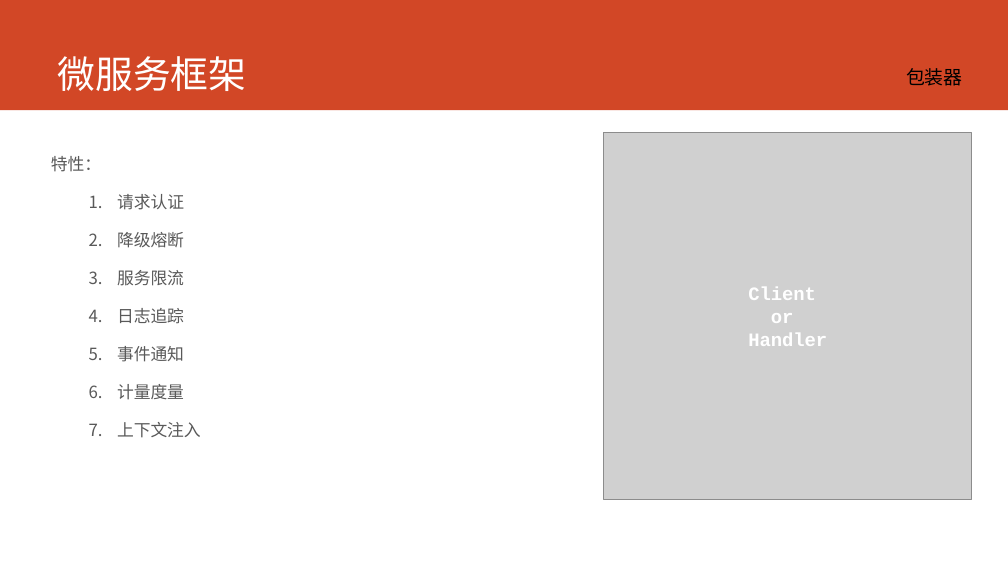
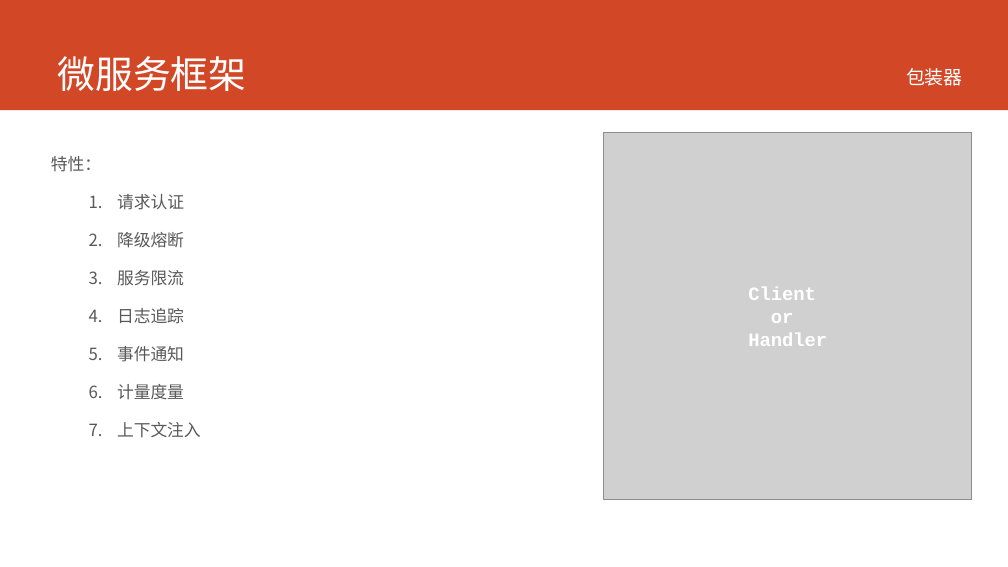
Before and after one commit to printfcoder/printfcoder, a slide deck: slide 16 of job/me/个人介绍.pptx. Drawn at 1008x567 pixels with LibreOffice and Linux fonts; fonts in the diff are those of the drawing; grey boxes stand for pictures. Boxes give left, top, right and bottom in pixels: in the first picture for what was removed or moved away, otherwise in the second. Text is boxed around its words. In the diff, an @@ line names an element or a change of style, - is before the commit and + after.

```diff
--- a/job/me/个人介绍.pptx
+++ b/job/me/个人介绍.pptx
@@ text "包装器" at (906, 68, 963, 86): text colour #000000 to #FFFFFF @@
```
Also in this commit, not shown: 7 other slides changed, 1 slide added, 2 other files.
